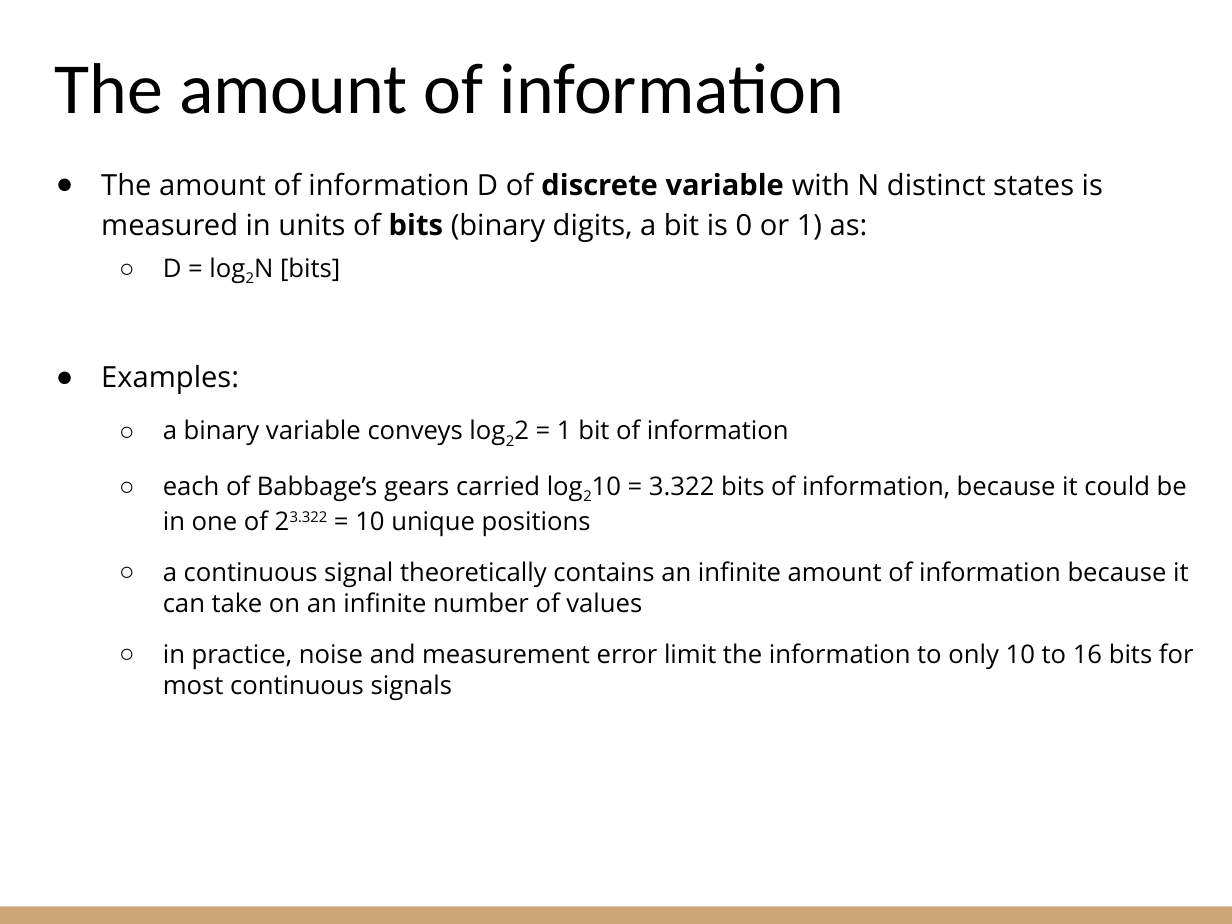
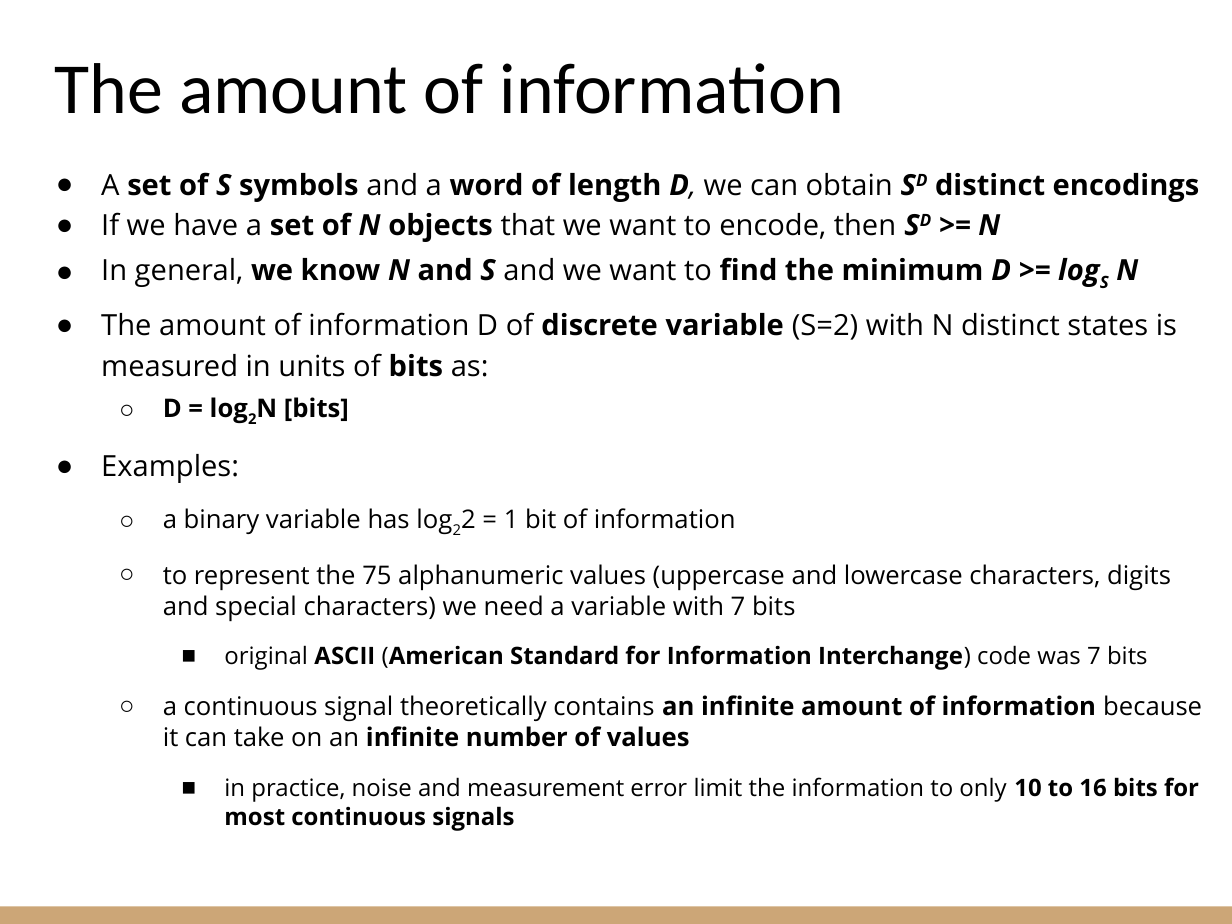
Before and after one commit to riccardoberta/esd, a slide deck: slide 13 of 01 - The Digital Abstraction.pptx (slide 11 before the commit). Drawn at 1232x924 pixels with LibreOffice and Linux fonts; fonts in the diff are those of the drawing. Boxes give left, top, right and bottom in pixels: in the first picture for what was removed or moved away, otherwise in the second. Text is boxed around its words. In the diff, an @@ line names an element or a change of style, - is before the commit and + after.

```diff
--- a/01 - The Digital Abstraction.pptx
+++ b/01 - The Digital Abstraction.pptx
@@ text at (x1=101, y1=172, x2=1200, y2=377): text changed @@
-● The amount of information D of discrete variable with N distinct states is measured in units of bits (binary digits, a bit is 0 or 1) as:
+● A set of S symbols and a word of length D, we can obtain SD distinct encodings
+● If we have a set of N objects that we want to encode, then SD >= N
+● In general, we know N and S and we want to find the minimum D >= logS N
+● The amount of information D of discrete variable (S=2) with N distinct states is measured in units of bits as:
@@ text at (x1=163, y1=397, x2=1202, y2=831): bold on in "D = log2N [bits]", "an infinite amount of information infinite number ...", "10 to 16 bits for most continuous ..."; size 15 to 14 pt in "in practice, noise and measurement error limit ..."; bullet ○ to ■; list level 2 to 3 in "in practice, noise and measurement ..." @@
@@ text at (x1=163, y1=508, x2=1171, y2=670): text changed @@
-  ○ a binary variable conveys log22 = 1 bit of information
-  ○ each of Babbage’s gears carried log210 = 3.322 bits of information, because it could be in one of 23.322 = 10 unique positions
+  ○ a binary variable has log22 = 1 bit of information
+  ○ to represent the 75 alphanumeric values (uppercase and lowercase characters, digits and special characters) we need a variable with 7 bits
+    ■ original ASCII (American Standard for Information Interchange) code was 7 bits
```
Also in this commit, not shown: 11 other slides changed, 2 slides added, 20 other files.
